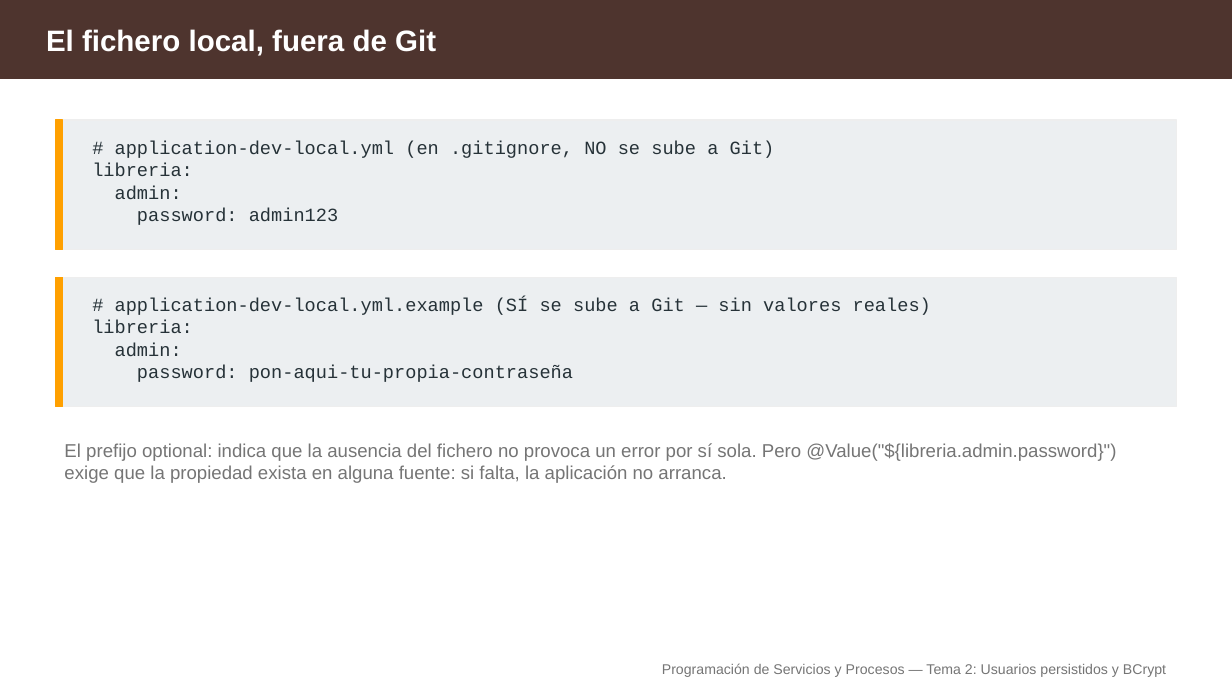
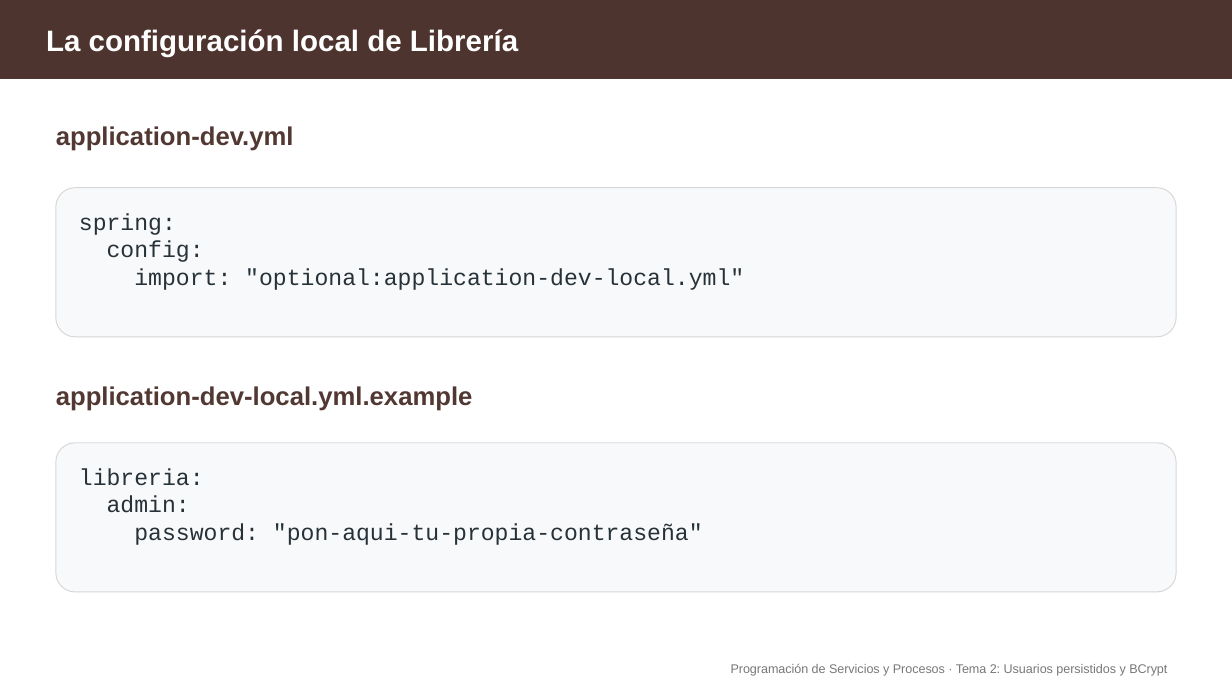
Before and after one commit to aitorventura/programacion-servicios-procesos, a slide deck: slide 19 of docs/tema2/diapositivas/usuarios-persistidos-bcrypt.pptx (slide 24 before the commit). Drawn at 1232x693 pixels with LibreOffice and Linux fonts; fonts in the diff are those of the drawing. Boxes give left, top, right and bottom in pixels: in the first picture for what was removed or moved away, otherwise in the second. Text is boxed around its words. In the diff, an @@ line names an element or a change of style, - is before the commit and + after.

Commit message:
imagenes tema2

```diff
--- a/docs/tema2/diapositivas/usuarios-persistidos-bcrypt.pptx
+++ b/docs/tema2/diapositivas/usuarios-persistidos-bcrypt.pptx
@@ text at (x1=46, y1=29, x2=518, y2=56): text changed @@
-El fichero local, fuera de Git
+La configuración local de Librería
@@ rectangle removed at (x1=55, y1=120, x2=1177, y2=250) @@
@@ rectangle removed at (x1=55, y1=120, x2=63, y2=250) @@
@@ text added at (x1=56, y1=126, x2=294, y2=151), 20 pt, text #523832, bold @@
+application-dev.yml
@@ rounded rectangle added at (x1=55, y1=188, x2=1176, y2=336), fill #F8F9FB, outline #D7D7D7 0.75 pt @@
@@ text at (x1=79, y1=213, x2=744, y2=290): text changed; size 14.5 to 18 pt @@
-# application-dev-local.yml (en .gitignore, NO se sube a Git)
-libreria:
-admin:
-password: admin123
+spring:
+config:
+import: "optional:application-dev-local.yml"
@@ rectangle removed at (x1=55, y1=277, x2=1177, y2=407) @@
@@ rectangle removed at (x1=55, y1=277, x2=63, y2=407) @@
@@ text at (x1=115, y1=298, x2=931, y2=315): paragraph removed @@
-# application-dev-local.yml.example (SÍ se sube a Git — sin valores reales)
@@ text added at (x1=56, y1=386, x2=473, y2=411), 20 pt, text #523832, bold @@
+application-dev-local.yml.example
@@ rounded rectangle added at (x1=55, y1=443, x2=1176, y2=592), fill #F8F9FB, outline #D7D7D7 0.75 pt @@
@@ text removed at (x1=64, y1=443, x2=1116, y2=483) @@
-El prefijo optional: indica que la ausencia del fichero no provoca un error por sí sola. Pero @Value("${libreria.admin.password}") exige que la propiedad exista en alguna fuente: si falta, la aplicación no arranca.
@@ text at (x1=79, y1=468, x2=204, y2=513): size 14.5 to 18 pt in "libreria:", "admin:" @@
@@ text "libreria:" moved from (x1=92, y1=298, x2=931, y2=382) to (x1=79, y1=468, x2=703, y2=545) @@
@@ text at (x1=134, y1=523, x2=703, y2=545): text changed; size 14.5 to 18 pt @@
-password: pon-aqui-tu-propia-contraseña
+password: "pon-aqui-tu-propia-contraseña"
@@ text at (x1=731, y1=664, x2=1167, y2=676): text changed; size 11 to 9.8 pt; text colour #757575 to #787878 @@
-Programación de Servicios y Procesos — Tema 2: Usuarios persistidos y BCrypt
+Programación de Servicios y Procesos · Tema 2: Usuarios persistidos y BCrypt
```
Also in this commit, not shown: 13 other slides changed, 8 slides added, 14 slides removed, 16 other files.
